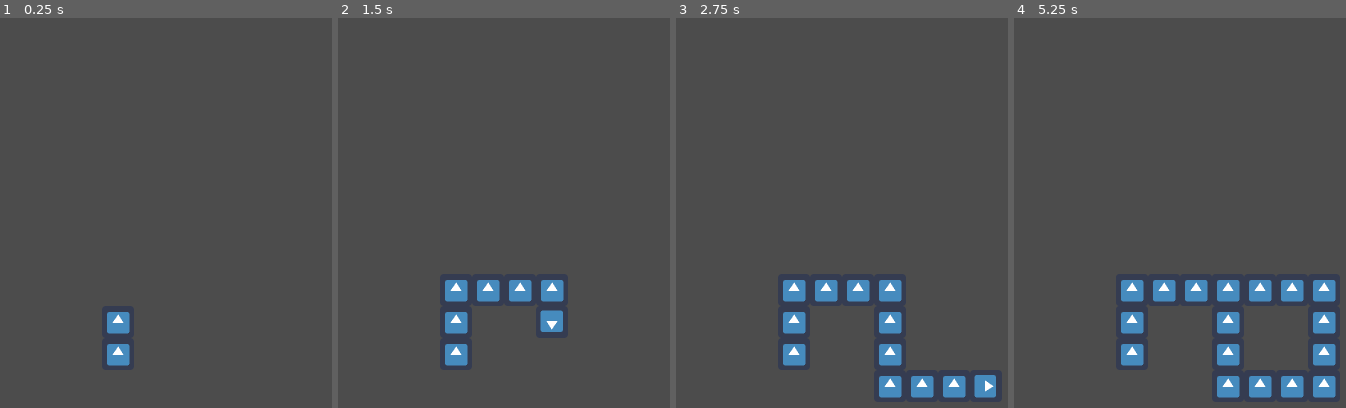
Above: before the commit, frames 1-4 (left to right).
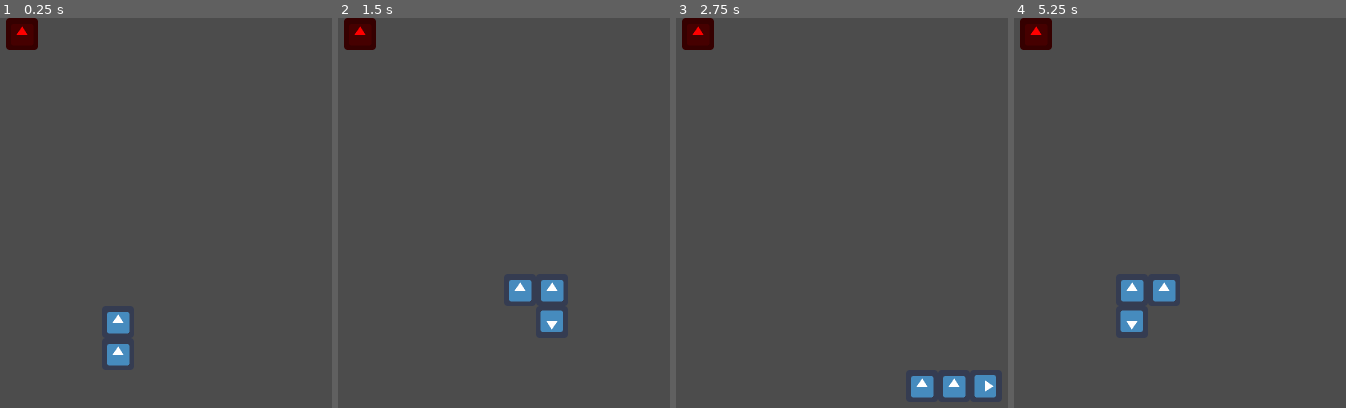
Above: after the commit, the same moments.

Repository: JUB-Yoush/gd_snake_clone
Game: Godot game, scene res://src/levels/Level.tscn
Same seed, same stepped clock (60 frames per second), same inputs: the game is played once before the commit and once after it. The engine's default icon, where the game draws it, is replaced by a stand-in: a white triangle on a blue panel in a dark square.
Inputs:
- Up to frame 1 (0.25 s): no input
- Up to frame 2 (1.5 s): hold Right (right) 0.53-1.28 s; hold Down (down) from 1.28 s (still down)
- Up to frame 3 (2.75 s): release Down (down) at 2.03 s; hold Right (right) from 2.03 s (still down)
- Up to frame 4 (5.25 s): release Right (right) at 2.78 s; hold Up (up) 2.78-3.53 s; hold Left (left) 3.53-5.03 s; hold Down (down) from 5.03 s (still down)

The runs differ from the first frame. In frame 1, 0.8% of the frame differs, in the area x 1-12%, y 0-9%; in frame 2, 2.3%; in frame 3, 4.3%; in frame 4, 6.4%, in the area x 1-97%, y 0-98%.

Commit message:
limited the snakes size, started adding the apple

Diff:
--- /dev/null
+++ b/src/items/Apple.gd
@@ -0,0 +1,17 @@
+extends Area2D
+#randomly set location
+#if the node is colliding with a body in it's location, set a new location
+#(check if the apple's location will be the heads location manually)
+
+var tile_size = 32
+func _ready() -> void:
+	randomize()
+	find_location()
+
+func find_location():
+	var positionx = randi() % 19
+	var positiony = randi() % 14
+	print(positionx, " ", positiony)
+	position.x = (positionx * tile_size) + tile_size/2
+	position.y = (positiony * tile_size) + tile_size/2
+	print(position.x, " ", position.y)
--- /dev/null
+++ b/src/items/Apple.tscn
@@ -0,0 +1,19 @@
+[gd_scene load_steps=4 format=2]
+
+[ext_resource path="res://icon.png" type="Texture" id=1]
+[ext_resource path="res://src/items/Apple.gd" type="Script" id=2]
+
+[sub_resource type="RectangleShape2D" id=1]
+extents = Vector2( 15.9572, 16.1871 )
+
+[node name="Apple" type="Area2D"]
+script = ExtResource( 2 )
+
+[node name="Sprite" type="Sprite" parent="."]
+modulate = Color( 1, 0, 0, 1 )
+scale = Vector2( 0.5, 0.5 )
+texture = ExtResource( 1 )
+
+[node name="CollisionShape2D" type="CollisionShape2D" parent="."]
+visible = false
+shape = SubResource( 1 )
--- a/src/levels/Level.tscn
+++ b/src/levels/Level.tscn
@@ -1,8 +1,13 @@
-[gd_scene load_steps=2 format=2]
+[gd_scene load_steps=3 format=2]
 
 [ext_resource path="res://src/player/Player.tscn" type="PackedScene" id=1]
+[ext_resource path="res://src/items/Apple.tscn" type="PackedScene" id=2]
 
 [node name="Level" type="Node2D"]
 
 [node name="Player" parent="." instance=ExtResource( 1 )]
 position = Vector2( 292.813, 324.186 )
+
+[node name="BodyPieces" type="Node2D" parent="."]
+
+[node name="Apple" parent="." instance=ExtResource( 2 )]
--- a/src/player/Body.gd
+++ b/src/player/Body.gd
@@ -3,8 +3,12 @@
 
 
 var tile_size = 32
-
+var snake_len = 0
 
 func _ready() -> void:
 	position = position.snapped(Vector2.ONE * tile_size)
 	position += Vector2.ONE * tile_size/2
+
+
+func delete():
+	queue_free()
--- a/src/player/Player.gd
+++ b/src/player/Player.gd
@@ -3,8 +3,11 @@
 var tile_size = 32
 var size = 1
 var is_head = true
+var max_len = 3
 onready var body_Scene = preload("res://src/player/Body.tscn")
 onready var main = get_tree().get_root()
+onready var bodiesNode = get_parent().get_node("BodyPieces")
+
 var directions: Dictionary = {
 	'up': 0,
 	'right': 90,
@@ -46,6 +49,7 @@
 	var body_piece = body_Scene.instance()
 	body_piece.position.x = position.x - 32
 	body_piece.position.y = position.y - 32
+
 	var rot_vector = Vector2.UP.rotated(deg2rad(rotation_degrees))
 	position.x += int((rot_vector.x) * tile_size)
 	position.y += int((rot_vector.y) * tile_size)
@@ -54,7 +58,12 @@
 	var uncentered_tiley = (position.y - tile_size/2) /tile_size
 	print("x Tile: ",(uncentered_tilex)," y Tile: " ,(uncentered_tiley))
 
-	main.add_child(body_piece)
+	bodiesNode.add_child(body_piece)
+	for i in bodiesNode.get_child_count():
+		var current_child = bodiesNode.get_child(i)
+		current_child.snake_len += 1
+		if current_child.snake_len >= max_len:
+			current_child.queue_free()
 
 
 func _physics_process(delta: float) -> void:
